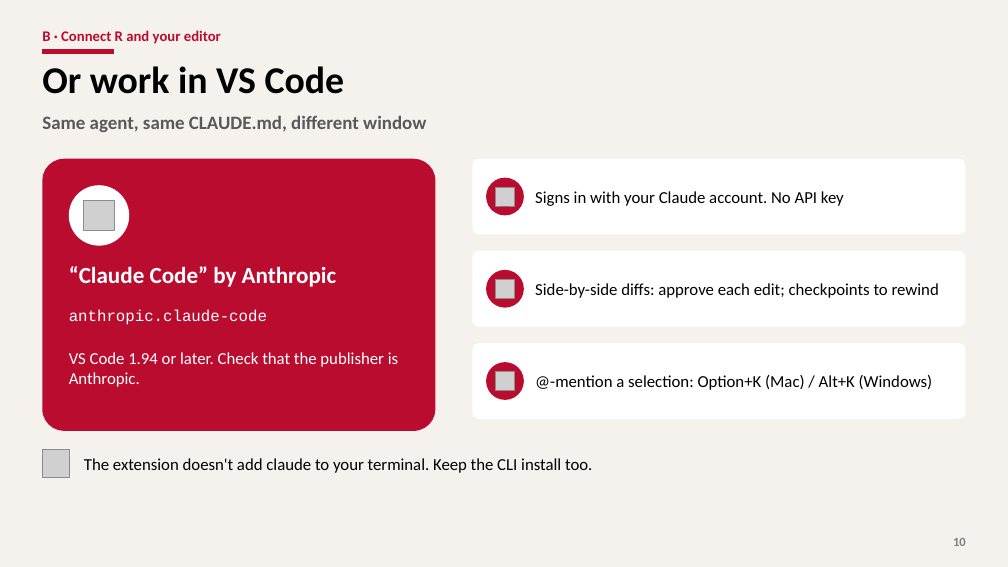
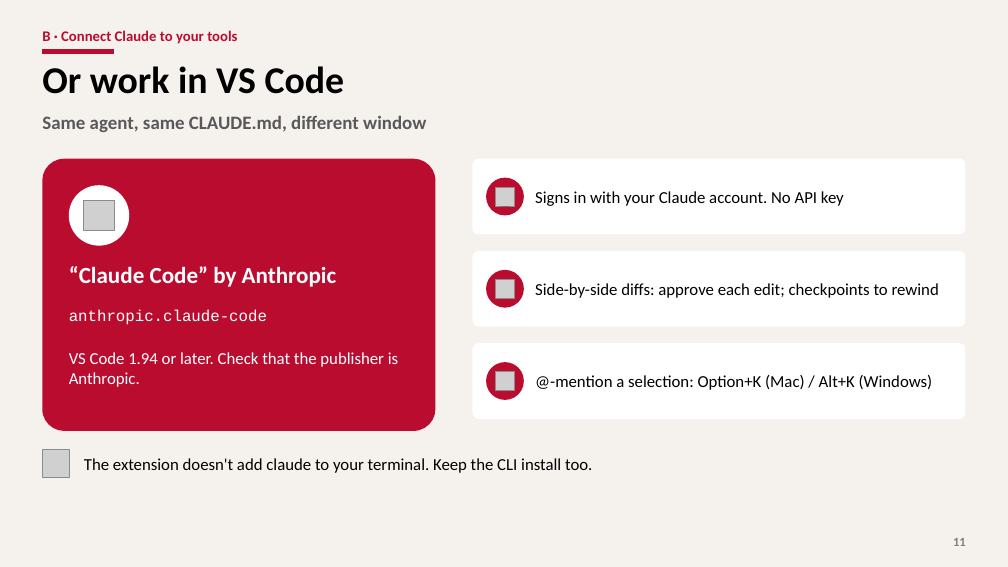
Before and after one commit to YungChun0303/ai_workshop_edu, a slide deck: slide 11 of part2_setup/slides/part2_setup.pptx (slide 10 before the commit). Drawn at 1008x567 pixels with LibreOffice and Linux fonts; fonts in the diff are those of the drawing; grey boxes stand for pictures; background and template pictures are left out. Boxes give left, top, right and bottom in pixels: in the first picture for what was removed or moved away, otherwise in the second. Text is boxed around its words. In the diff, an @@ line names an element or a change of style, - is before the commit and + after.

```diff
--- a/part2_setup/slides/part2_setup.pptx
+++ b/part2_setup/slides/part2_setup.pptx
@@ text at bbox=[42, 30, 237, 44]: text changed @@
-B · Connect R and your editor
+B · Connect Claude to your tools
@@ page number at bbox=[953, 538, 966, 546]: text changed @@
-10
+11
```
Also in this commit, not shown: 2 other slides changed, 1 slide added, 3 other files.
